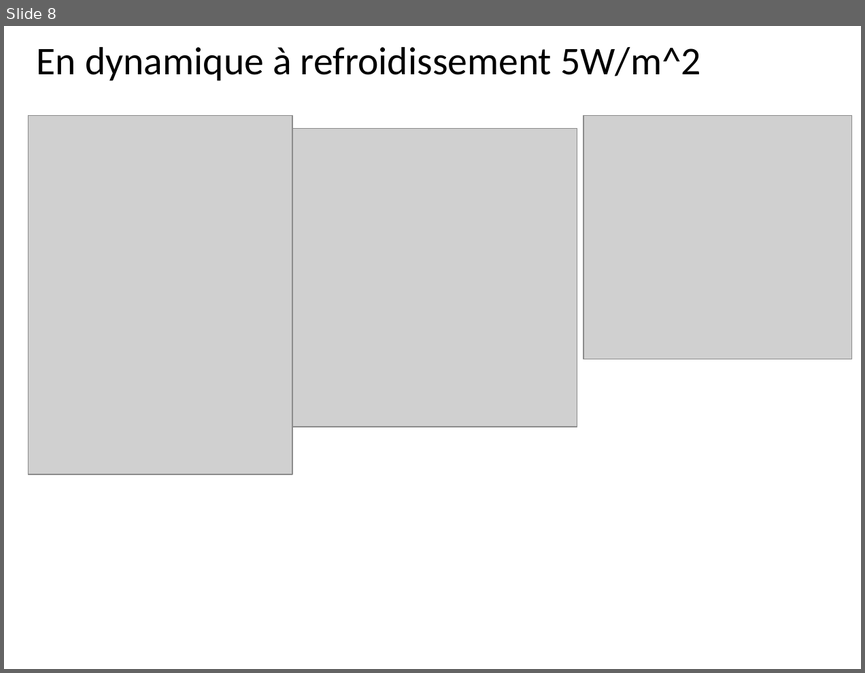
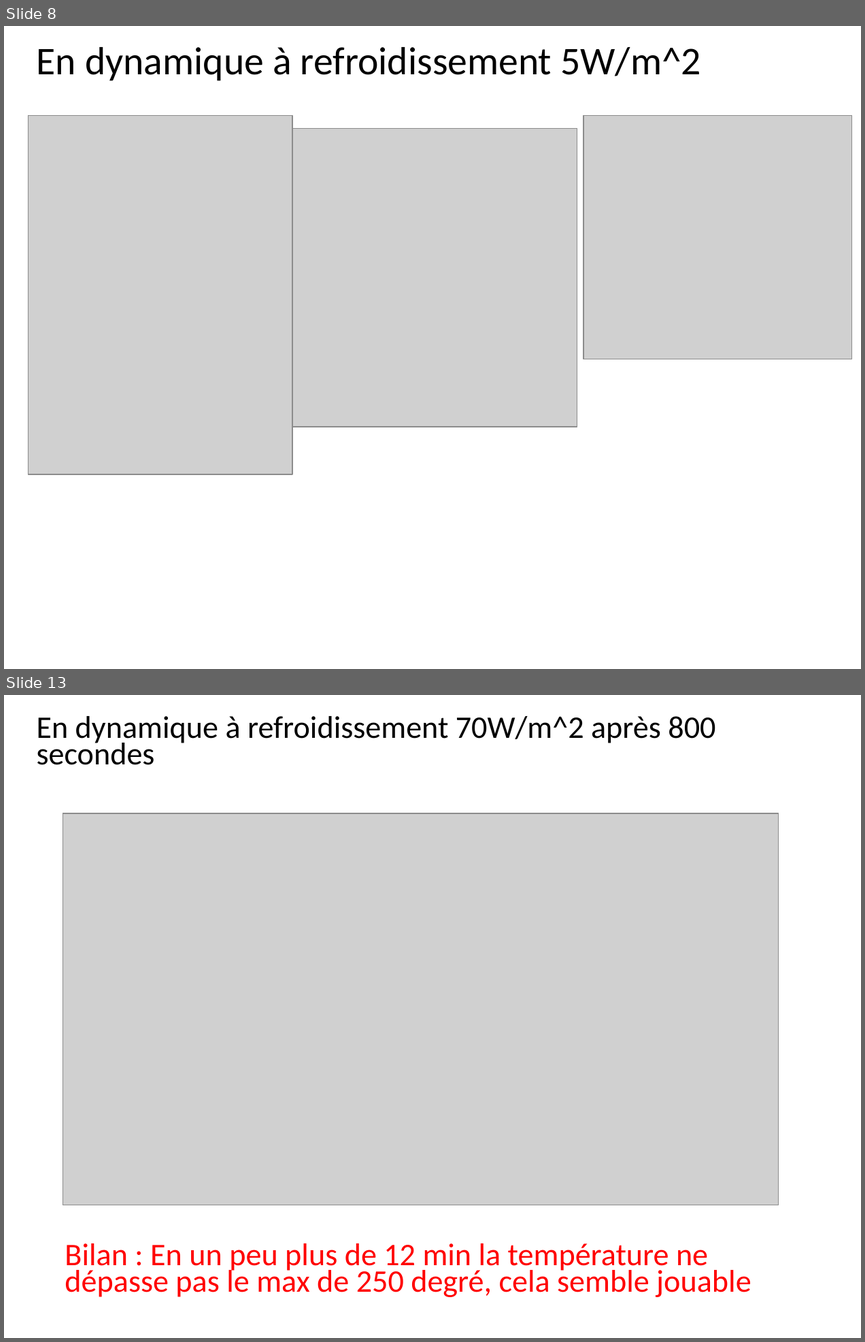
Before and after one commit to EOSCogniton/Bench01-EPSA, a slide deck: 01-Maquettes Primitives/refroidissement_res/Evaluation refroidissement banc BASTIE.pptx. Shown one above the other, each under a label of ours: slide 8 before the commit, slides 8 and 13 after it; the slides between them are not shown. The pictures are 865x673 and 865x1342 pixels, drawn with LibreOffice and Linux fonts; fonts in the diff are those of the drawing; grey boxes stand for pictures. Boxes give left, top, right and bottom in pixels: in the first picture for what was removed or moved away, otherwise in the second. Text is boxed around its words. In the diff, an @@ line names an element or a change of style, - is before the commit and + after.

```diff
--- a/01-Maquettes Primitives/refroidissement_res/Evaluation refroidissement banc BASTIE.pptx
+++ b/01-Maquettes Primitives/refroidissement_res/Evaluation refroidissement banc BASTIE.pptx
@@ slide 13 added at bbox=[4, 695, 861, 1338], background #FFFFFF @@
@@ text added at bbox=[37, 716, 715, 765], 26.4 pt, text #000000 @@
+En dynamique à refroidissement 70W/m^2 après 800 secondes
@@ picture added at bbox=[63, 813, 779, 1205] @@
@@ text added at bbox=[65, 1243, 751, 1297], 26.4 pt, text #FF0000 @@
+Bilan : En un peu plus de 12 min la température ne dépasse pas le max de 250 degré, cela semble jouable
```
Also in this commit, not shown: 4 slides changed, 3 other slides added, 1 slide removed.
